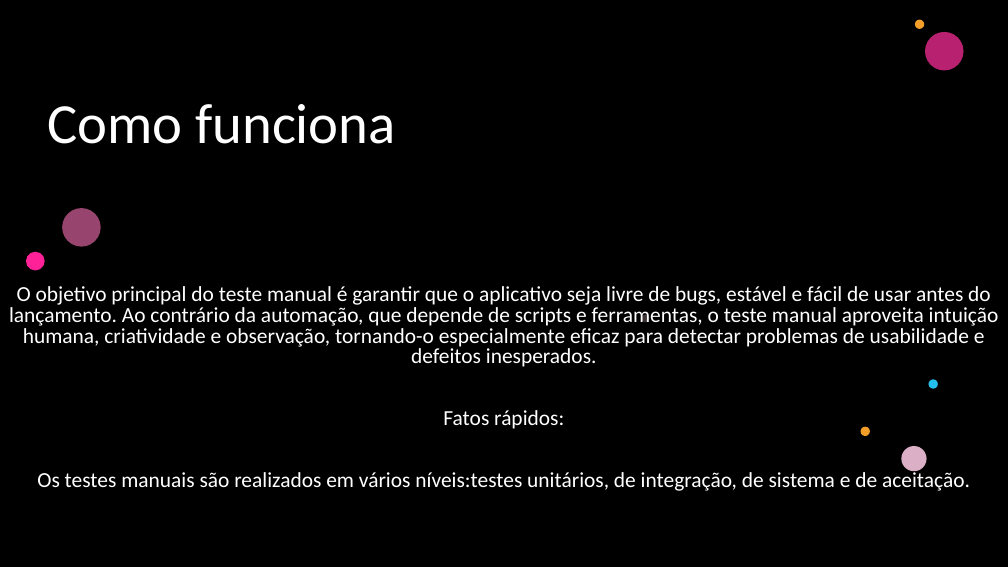
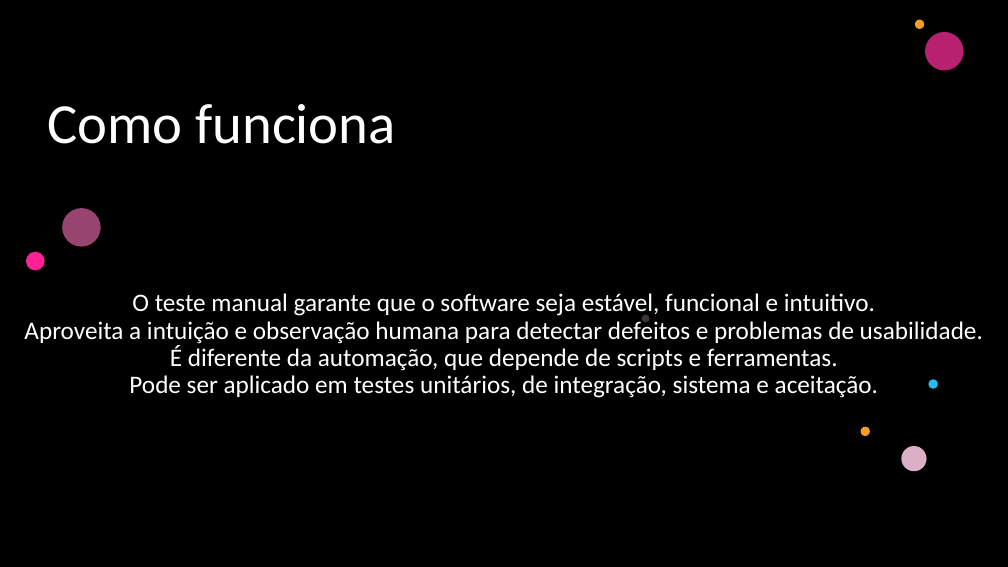
Before and after one commit to pauloryan091/atv-test, a slide deck: slide 3 of Teste Manual.pptx. Drawn at 1008x567 pixels with LibreOffice and Linux fonts; fonts in the diff are those of the drawing; background and template pictures are left out; a plain dark background stands for a picture behind light text. Boxes give left, top, right and bottom in pixels: in the first picture for what was removed or moved away, otherwise in the second. Text is boxed around its words. In the diff, an @@ line names an element or a change of style, - is before the commit and + after.

```diff
--- a/Teste Manual.pptx
+++ b/Teste Manual.pptx
@@ subtitle at (x1=24, y1=293, x2=983, y2=398): text changed; size 20.4 to 24 pt @@
-O objetivo principal do teste manual é garantir que o aplicativo seja livre de bugs, estável e fácil de usar antes do lançamento. Ao contrário da automação, que depende de scripts e ferramentas, o teste manual aproveita intuição humana, criatividade e observação, tornando-o especialmente eficaz para detectar problemas de usabilidade e defeitos inesperados.
-Fatos rápidos:
-Os testes manuais são realizados em vários níveis:testes unitários, de integração, de sistema e de aceitação.
+O teste manual garante que o software seja estável, funcional e intuitivo.
+Aproveita a intuição e observação humana para detectar defeitos e problemas de usabilidade.
+É diferente da automação, que depende de scripts e ferramentas.
+Pode ser aplicado em testes unitários, de integração, sistema e aceitação.
```
Also in this commit, not shown: 2 other slides changed, 13 other files.
